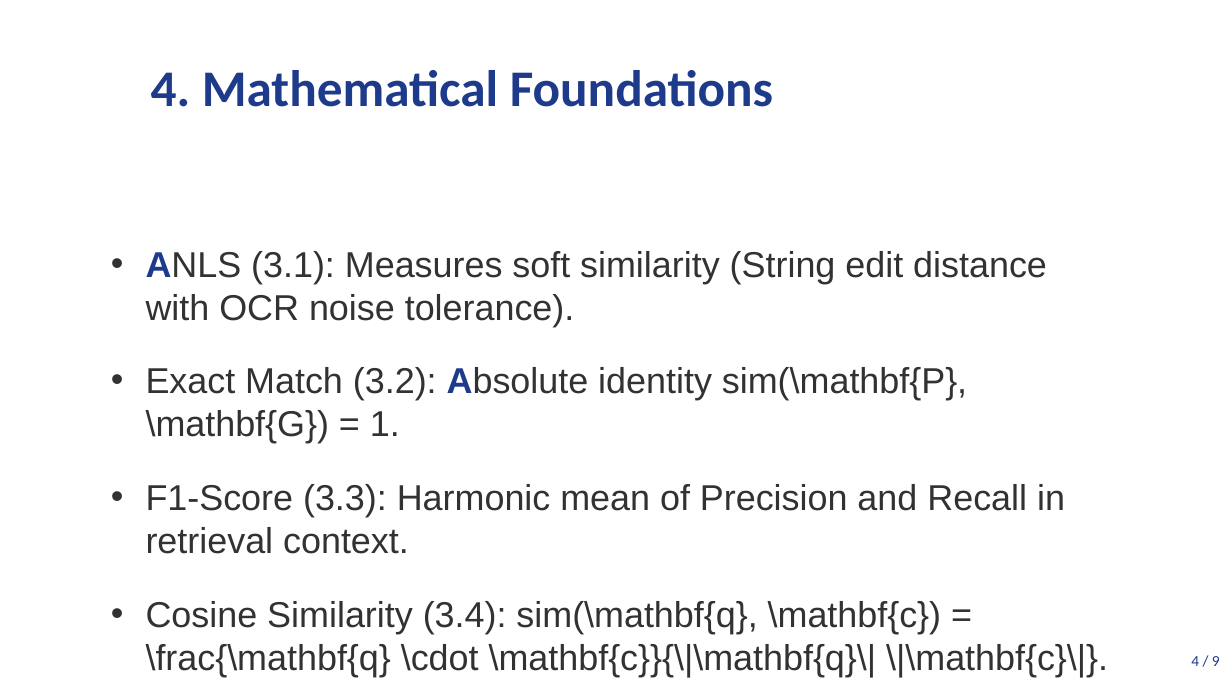
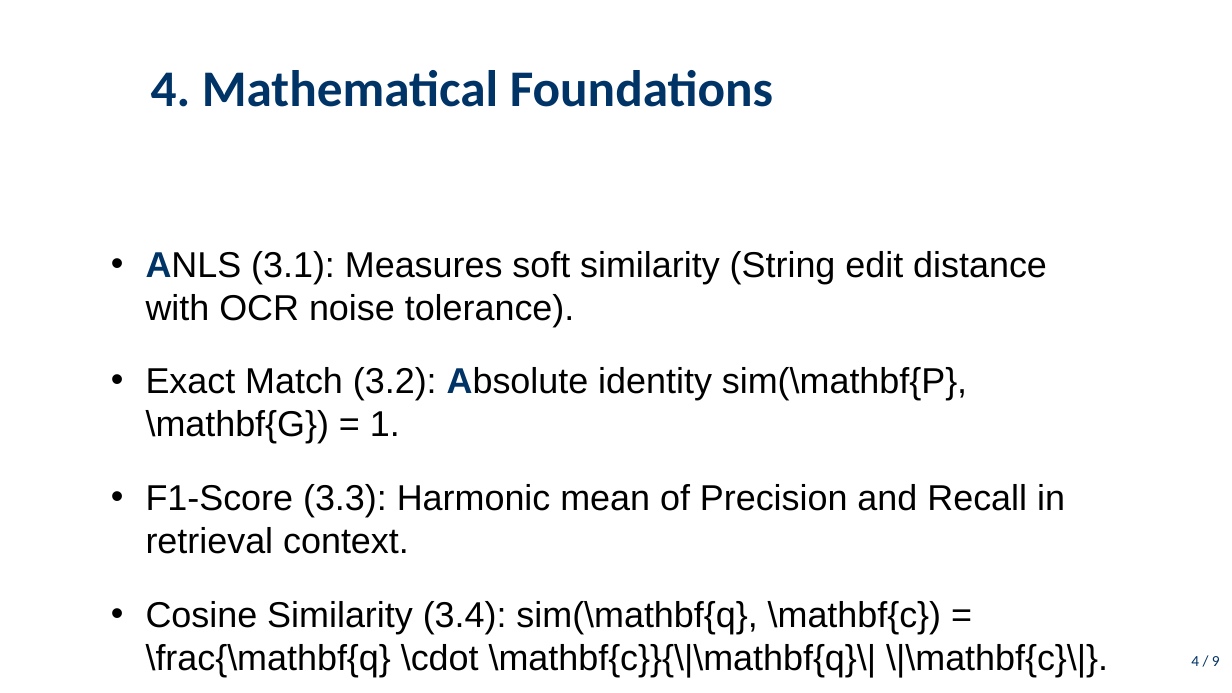
Before and after one commit to DESMOND135/DOCVQA-RAG-PERCEPTION-BENCHMARK, a slide deck: slide 5 of presentation/presentation.pptx. Drawn at 1232x693 pixels with LibreOffice and Linux fonts; fonts in the diff are those of the drawing. Boxes give left, top, right and bottom in pixels: in the first picture for what was removed or moved away, otherwise in the second. Text is boxed around its words. In the diff, an @@ line names an element or a change of style, - is before the commit and + after.

```diff
--- a/presentation/presentation.pptx
+++ b/presentation/presentation.pptx
@@ title "4. Mathematical Foundations" at [151, 70, 773, 107]: text colour #1E3A8A to #003366 @@
@@ text "ANLS (3.1): Measures soft similarity ..." at [146, 251, 1108, 677]: text colour #1E3A8A to #003366 in "ANLS", "Absolute"; text colour #323232 to #000000 @@
@@ text "4 / 9" at [1191, 656, 1220, 666]: text colour #1E3A8A to #003366 @@
```
Also in this commit, not shown: 9 other slides changed, 6 other files.
